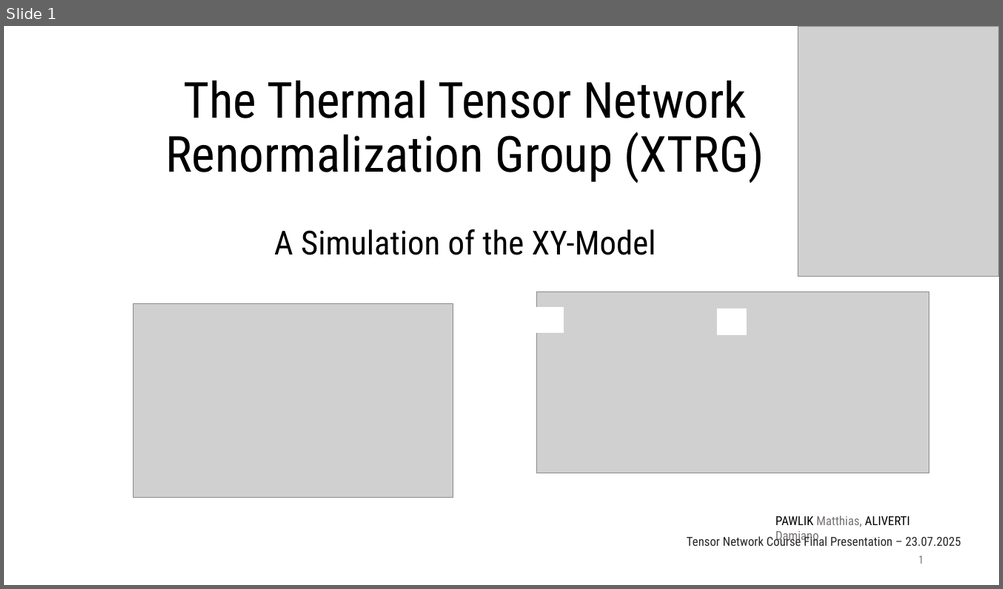
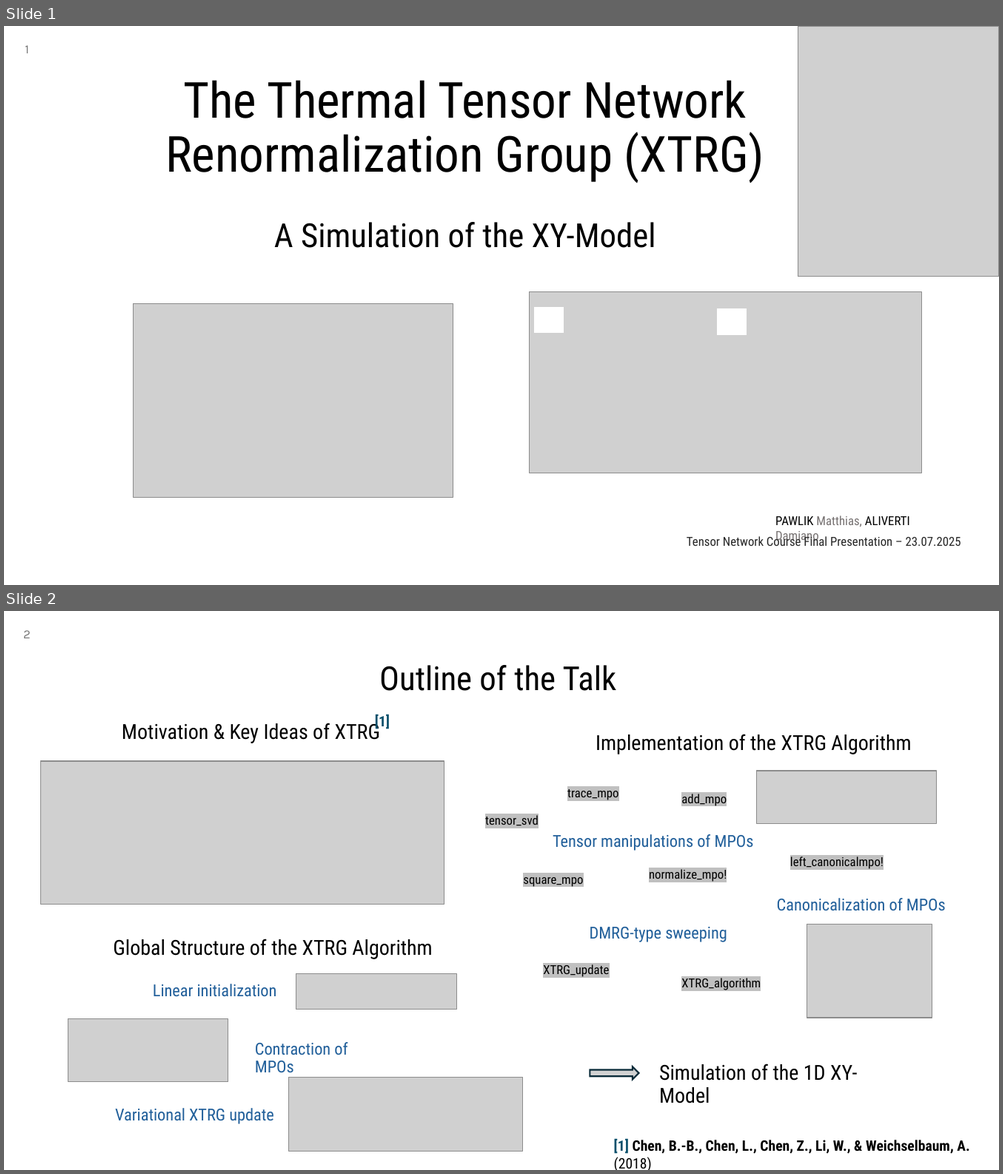
Before and after one commit to MrHighsenberg/XTRG-Algorithm, a slide deck: presentation/Term_Project_XTRG_Presentation.pptx. Shown one above the other, each under a label of ours: slide 1 before the commit, slides 1 and 2 after it. The pictures are 1003x589 and 1003x1174 pixels, drawn with LibreOffice and Linux fonts; fonts in the diff are those of the drawing; grey boxes stand for pictures. Boxes give left, top, right and bottom in pixels: in the first picture for what was removed or moved away, otherwise in the second. Text is boxed around its words. In the diff, an @@ line names an element or a change of style, - is before the commit and + after.

```diff
--- a/presentation/Term_Project_XTRG_Presentation.pptx
+++ b/presentation/Term_Project_XTRG_Presentation.pptx
@@ slide 2 added at (x1=4, y1=611, x2=999, y2=1170), background #FFFFFF @@
@@ page number added at (x1=23, y1=630, x2=31, y2=638), 12 pt, text #797979 @@
+2
@@ text added at (x1=379, y1=665, x2=617, y2=691), 32 pt, text #000000 @@
+Outline of the Talk
@@ text added at (x1=122, y1=720, x2=380, y2=743), 20 pt, text #000000 @@
+Motivation & Key Ideas of XTRG
@@ text added at (x1=375, y1=714, x2=390, y2=729), 14 pt, text #084F6A, bold @@
+[1]
@@ text added at (x1=595, y1=734, x2=910, y2=755), 20 pt, text #000000 @@
+Implementation of the XTRG Algorithm
@@ picture added at (x1=40, y1=761, x2=444, y2=904) @@
@@ picture added at (x1=756, y1=771, x2=936, y2=823) @@
@@ text added at (x1=567, y1=789, x2=618, y2=800), 12 pt, text #000000 @@
+trace_mpo
@@ text added at (x1=681, y1=794, x2=726, y2=807), 12 pt, text #000000 @@
+add_mpo
@@ text added at (x1=485, y1=815, x2=538, y2=826), 12 pt, text #000000 @@
+tensor_svd
@@ text added at (x1=552, y1=834, x2=754, y2=851), 16 pt, text #215F9A @@
+Tensor manipulations of MPOs
@@ text added at (x1=649, y1=869, x2=726, y2=882), 12 pt, text #000000 @@
+normalize_mpo!
@@ text added at (x1=790, y1=857, x2=883, y2=869), 12 pt, text #000000 @@
+left_canonicalmpo!
@@ text added at (x1=523, y1=877, x2=583, y2=888), 12 pt, text #000000 @@
+square_mpo
@@ text added at (x1=777, y1=898, x2=945, y2=911), 16 pt, text #215F9A @@
+Canonicalization of MPOs
@@ text added at (x1=113, y1=939, x2=432, y2=960), 20 pt, text #000000 @@
+Global Structure of the XTRG Algorithm
@@ text added at (x1=589, y1=927, x2=727, y2=943), 16 pt, text #215F9A @@
+DMRG-type sweeping
@@ picture added at (x1=807, y1=924, x2=932, y2=1017) @@
@@ text added at (x1=543, y1=965, x2=609, y2=977), 12 pt, text #000000 @@
+XTRG_update
@@ text added at (x1=153, y1=984, x2=277, y2=997), 16 pt, text #215F9A @@
+Linear initialization
@@ picture added at (x1=296, y1=974, x2=457, y2=1010) @@
@@ text added at (x1=681, y1=978, x2=760, y2=991), 12 pt, text #000000 @@
+XTRG_algorithm
@@ picture added at (x1=68, y1=1019, x2=228, y2=1082) @@
@@ text added at (x1=255, y1=1042, x2=347, y2=1073), 16 pt, text #215F9A @@
+Contraction of MPOs
@@ right arrow added at (x1=589, y1=1067, x2=639, y2=1079), fill #D1D1D1, outline #092A39 1.5 pt @@
@@ text added at (x1=659, y1=1064, x2=856, y2=1104), 20 pt, text #000000 @@
+Simulation of the 1D XY-Model
@@ picture added at (x1=289, y1=1077, x2=523, y2=1151) @@
@@ text added at (x1=115, y1=1108, x2=274, y2=1125), 16 pt, text #215F9A @@
+Variational XTRG update
@@ text added at (x1=614, y1=1139, x2=969, y2=1170), 14 pt, text #000000, bold @@
+[1] Chen, B.-B., Chen, L., Chen, Z., Li, W., & Weichselbaum, A. (2018)
@@ slide 1 changed as well @@
@@ page number moved from (x1=919, y1=556, x2=923, y2=564) to (x1=25, y1=45, x2=29, y2=53) @@
@@ subtitle "A Simulation of the XY-Model" moved from (x1=274, y1=230, x2=656, y2=255) to (x1=274, y1=222, x2=656, y2=248) @@
@@ picture moved from (x1=537, y1=292, x2=929, y2=474) to (x1=529, y1=292, x2=922, y2=474) @@
```
Also in this commit, not shown: 12 other slides changed, 3 slides removed, 11 other files.
